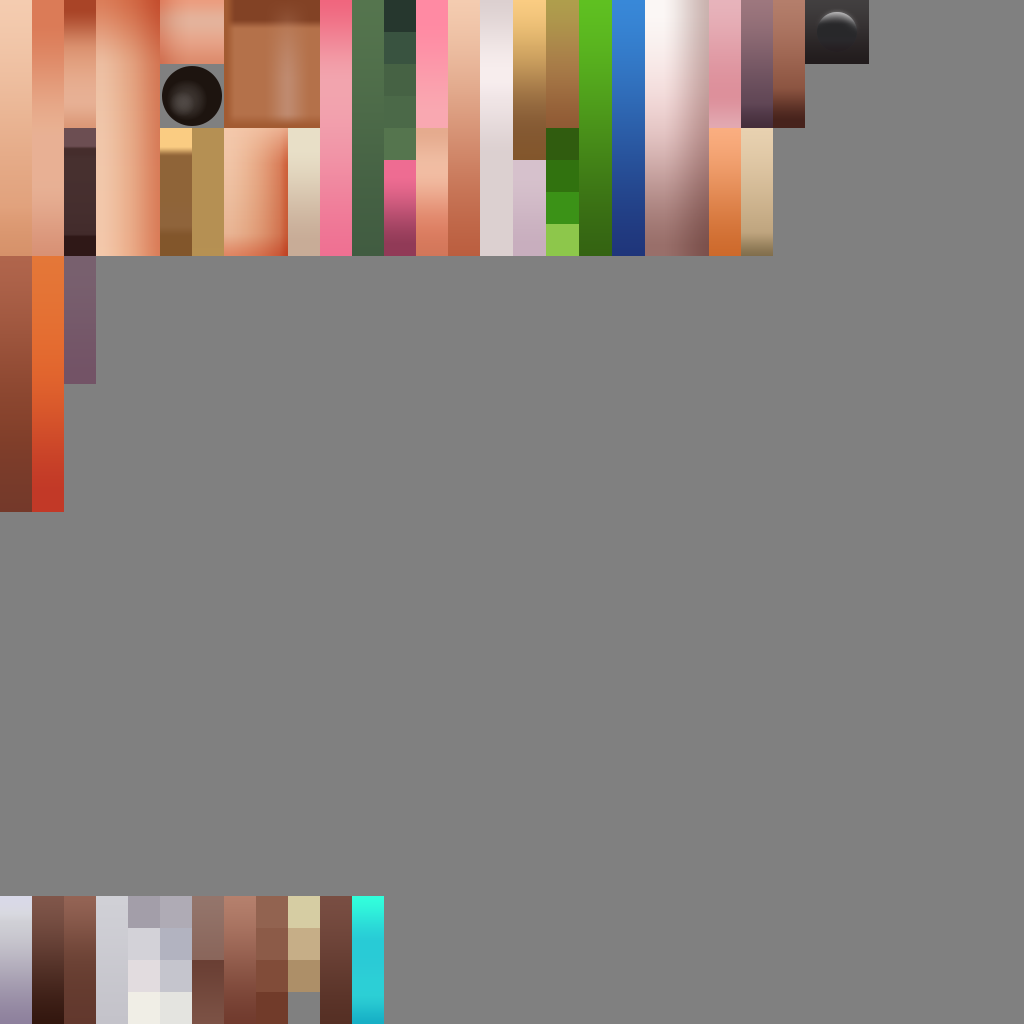
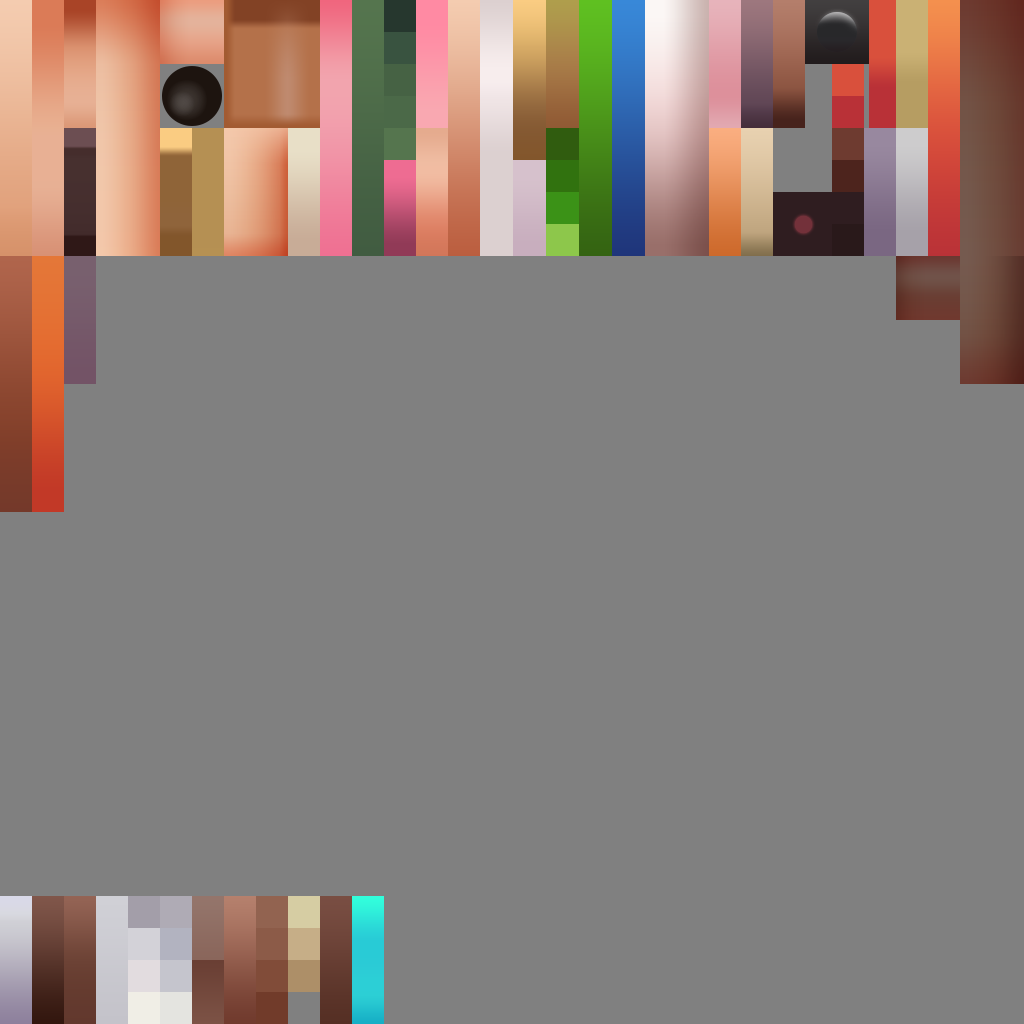
Comparing the layer stacks of the two 1024 × 1024 images. Changes:
added group "hero_109" with 20 layers in group "组 7" over (x1=773, y1=0, x2=1024, y2=384)
added layer "矩形 2 拷贝 31" in group "hero_109" over (x1=896, y1=256, x2=960, y2=320)
added group "组 4 拷贝" with 3 layers in group "hero_109" over (x1=960, y1=256, x2=1024, y2=384)
added layer "矩形 2 拷贝 12" (1st of 2, in "组 7" › "hero_109" › "组 4 拷贝") in group "组 4 拷贝" over (x1=960, y1=256, x2=1024, y2=384)
added layer "矩形 2 拷贝 23" in group "hero_109" over (x1=869, y1=0, x2=896, y2=128)
added layer "椭圆 4" in group "hero_109" over (x1=795, y1=216, x2=812, y2=233)
added layer "矩形 2 拷贝 28" in group "hero_109" over (x1=773, y1=192, x2=832, y2=256)
added layer "矩形 2 拷贝 27" in group "hero_109" over (x1=832, y1=224, x2=864, y2=256)
added layer "矩形 2 拷贝 26" in group "hero_109" over (x1=832, y1=192, x2=864, y2=224)
added layer "矩形 2 拷贝 25" in group "hero_109" over (x1=832, y1=160, x2=864, y2=192)
added layer "矩形 2 拷贝 30" in group "hero_109" over (x1=832, y1=64, x2=864, y2=96)
added layer "矩形 2 拷贝 29" in group "hero_109" over (x1=832, y1=96, x2=864, y2=128)
added layer "矩形 2 拷贝 24" in group "hero_109" over (x1=832, y1=128, x2=864, y2=160)
added layer "矩形 2 拷贝 22" in group "hero_109" over (x1=864, y1=128, x2=896, y2=256)
added layer "矩形 2 拷贝 21" in group "hero_109" over (x1=896, y1=128, x2=928, y2=256)
added layer "矩形 2 拷贝 20" in group "hero_109" over (x1=896, y1=0, x2=928, y2=128)
added layer "矩形 2 拷贝 19" in group "hero_109" over (x1=928, y1=0, x2=960, y2=256)
added layer "矩形 2 拷贝 18" in group "hero_109" over (x1=960, y1=0, x2=1024, y2=256)
